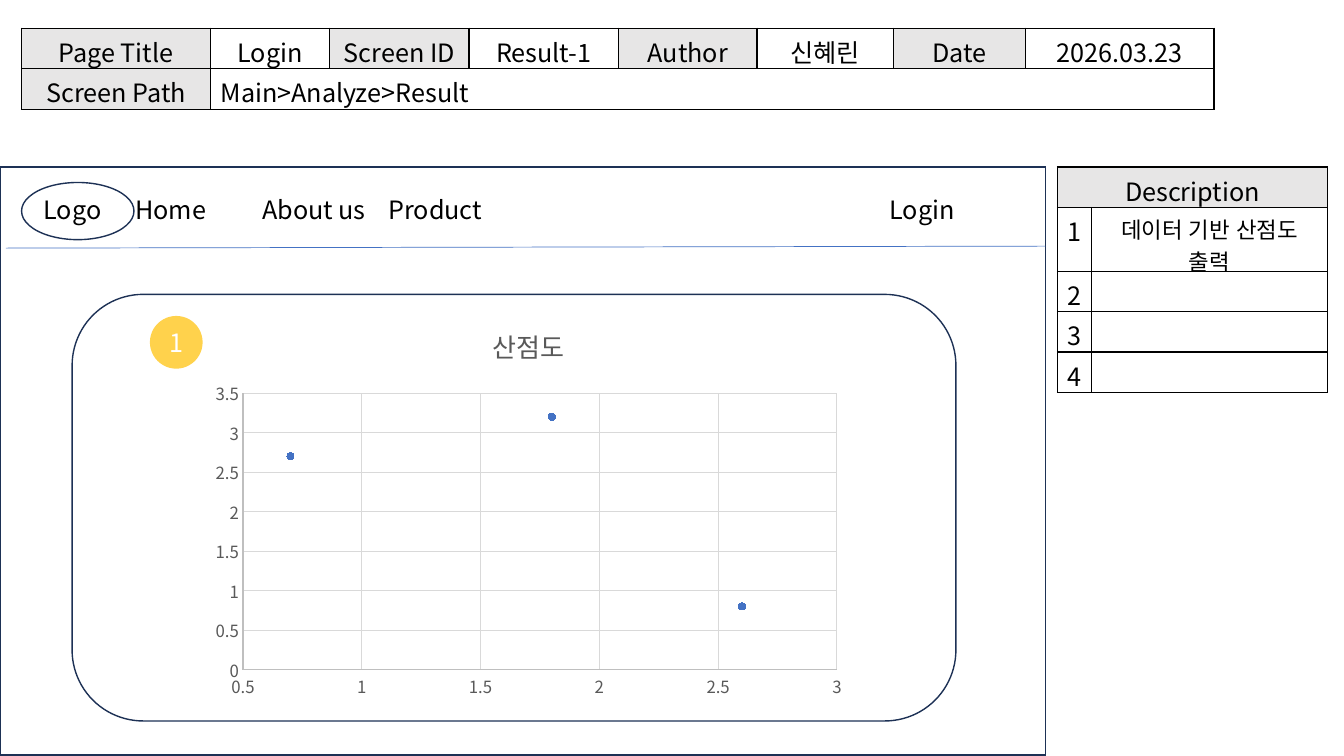
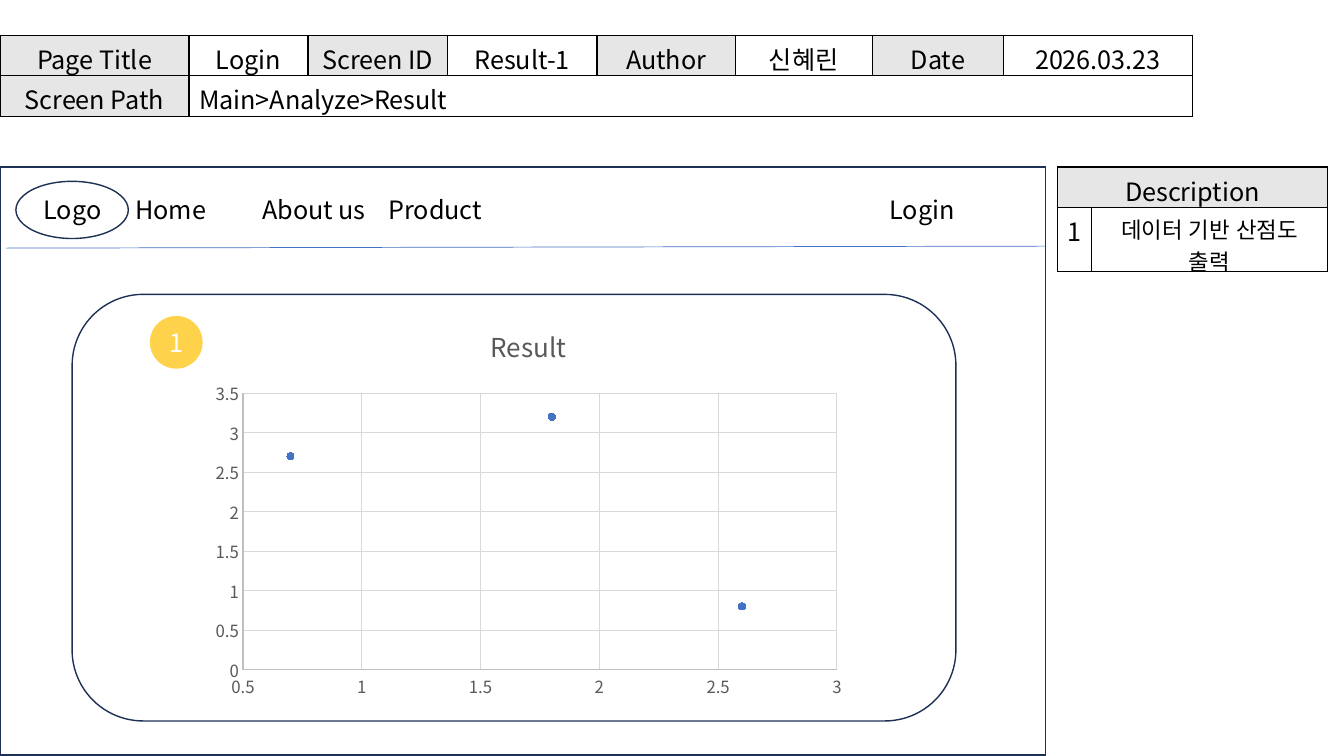
Before and after one commit to ShinHyerin/1st_project, a slide deck: slide 8 of 1차프로젝트/3. 화면설계서_신혜린.pptx. Drawn at 1344x756 pixels with LibreOffice and Linux fonts; fonts in the diff are those of the drawing. Boxes give left, top, right and bottom in pixels: in the first picture for what was removed or moved away, otherwise in the second. Text is boxed around its words. In the diff, an @@ line names an element or a change of style, - is before the commit and + after.

```diff
--- a/1차프로젝트/3. 화면설계서_신혜린.pptx
+++ b/1차프로젝트/3. 화면설계서_신혜린.pptx
@@ table: place and size @@
-table at box(21, 28, 1213, 112)
+table at box(0, 35, 1192, 119)
@@ table at box(1058, 167, 1328, 276) @@
-row 3: 2 | 
-row 4: 3 | 
-row 5: 4 | 
@@ ellipse: place and size @@
-ellipse at box(21, 182, 134, 240)
+ellipse at box(16, 181, 129, 239)
@@ scatter chart at box(203, 306, 855, 707) @@
@@ title "산점도 " to "Result " @@
```
Also in this commit, not shown: 8 other slides changed, 1 other file.
